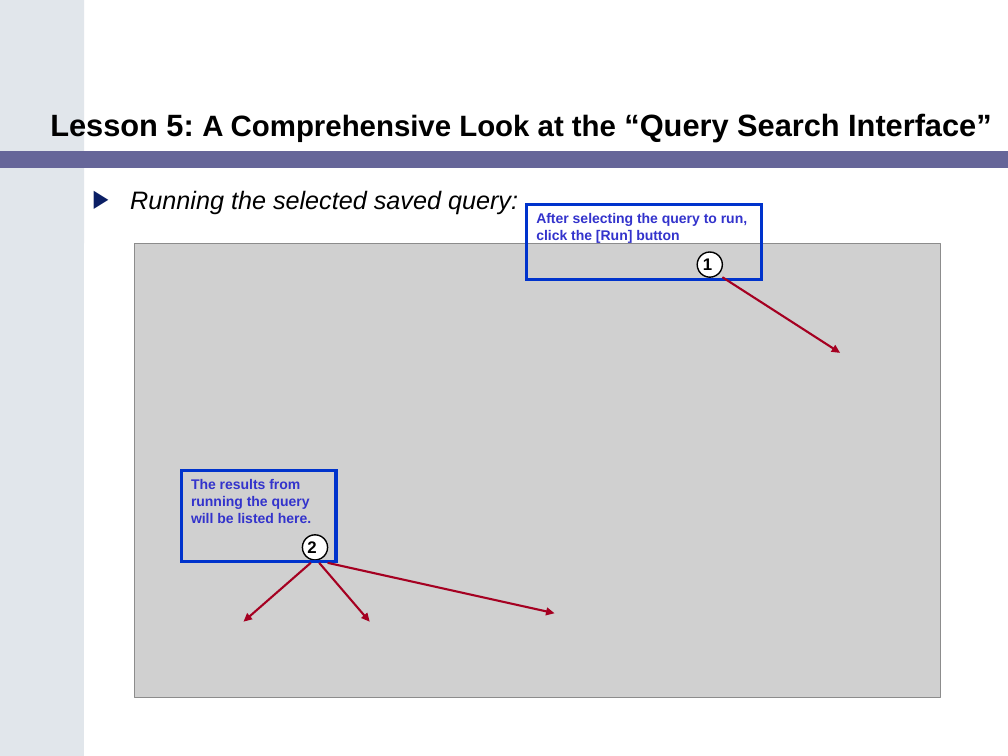
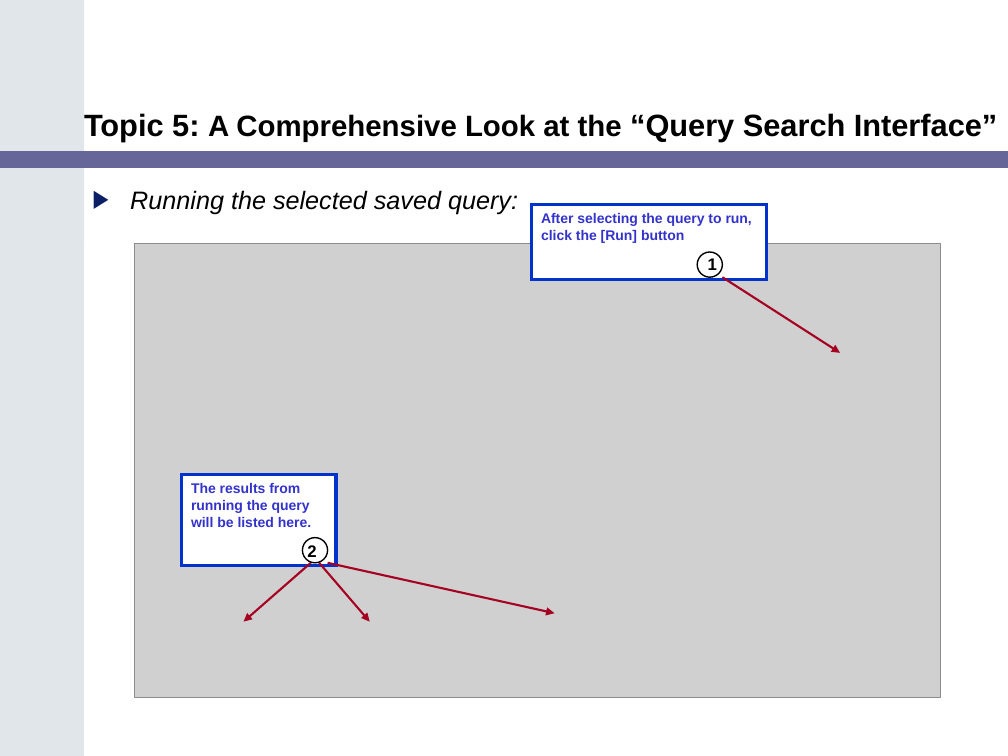
Before and after one commit to NCIP/catrip, a slide deck: slide 24 of catrip/documentation/training/caTRIP_Training_Module.ppt (slide 23 before the commit). Drawn at 1008x756 pixels with LibreOffice and Linux fonts; fonts in the diff are those of the drawing; grey boxes stand for pictures. Boxes give left, top, right and bottom in pixels: in the first picture for what was removed or moved away, otherwise in the second. Text is boxed around its words. In the diff, an @@ line names an element or a change of style, - is before the commit and + after.

```diff
--- a/catrip/documentation/training/caTRIP_Training_Module.ppt
+++ b/catrip/documentation/training/caTRIP_Training_Module.ppt
@@ title at <box>84,113,997,141</box>: text changed @@
-Lesson 5: A Comprehensive Look at the “Query Search Interface”
+Topic 5: A Comprehensive Look at the “Query Search Interface”
@@ rectangle "After selecting the query to ..." at <box>531,205,766,279</box>: fill none to #FFFFFF @@
@@ rectangle "After selecting the query to ...": place and size @@
-rectangle "After selecting the query to ..." at <box>526,205,761,279</box>
+rectangle "After selecting the query to ..." at <box>531,205,766,279</box>
@@ ellipse at <box>698,252,723,277</box>: fill #FFFFFF to none @@
@@ rectangle "The results from running the ..." at <box>181,474,337,565</box>: fill none to #FFFFFF @@
@@ ellipse at <box>302,537,328,562</box>: fill #FFFFFF to none @@
```
Also in this commit, not shown: 26 other slides changed, 6 slides added, 1 slide removed, 2 other files.
